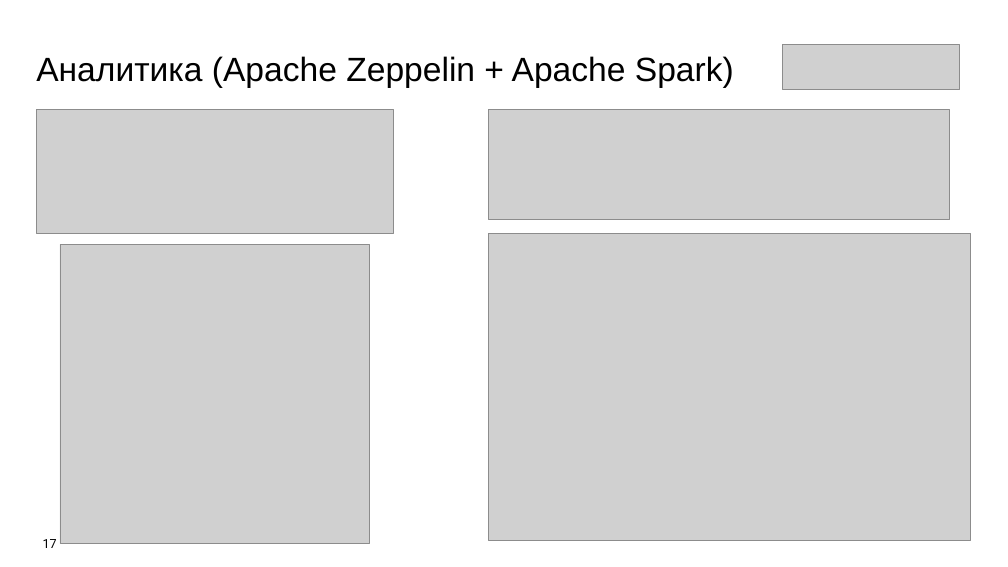
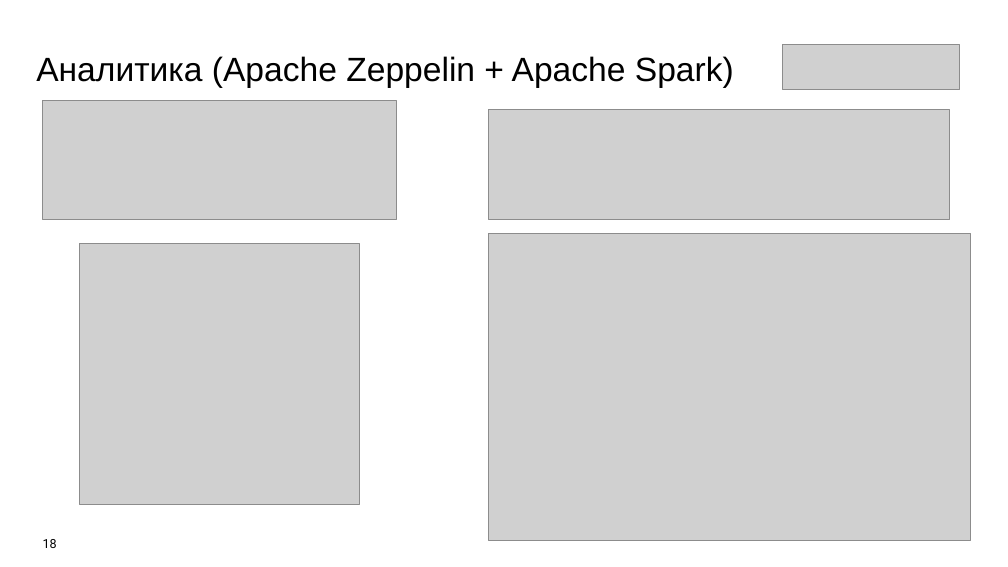
Before and after one commit to Olmeor/Data-engineer_Rostelecom_programming_school, a slide deck: slide 18 of Сertification/presentation.pptx (slide 17 before the commit). Drawn at 1008x567 pixels with LibreOffice and Linux fonts; fonts in the diff are those of the drawing; grey boxes stand for pictures. Boxes give left, top, right and bottom in pixels: in the first picture for what was removed or moved away, otherwise in the second. Text is boxed around its words. In the diff, an @@ line names an element or a change of style, - is before the commit and + after.

```diff
--- a/Сertification/presentation.pptx
+++ b/Сertification/presentation.pptx
@@ picture: place and size @@
-picture at <box>36,110,393,234</box>
+picture at <box>42,101,396,219</box>
@@ picture: place and size @@
-picture at <box>60,244,369,544</box>
+picture at <box>79,243,359,504</box>
@@ page number at <box>43,539,57,548</box>: text changed @@
-17
+18
```
Also in this commit, not shown: 3 other slides changed, 4 slides added, 1 slide removed, 4 other files.
